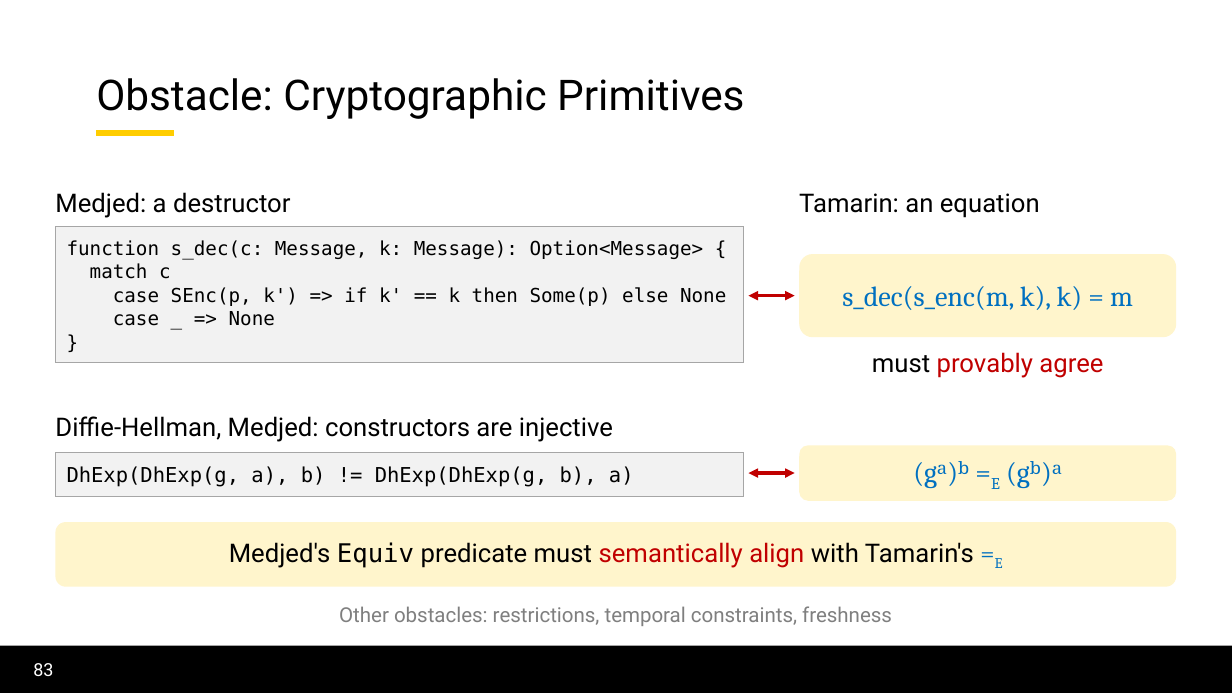
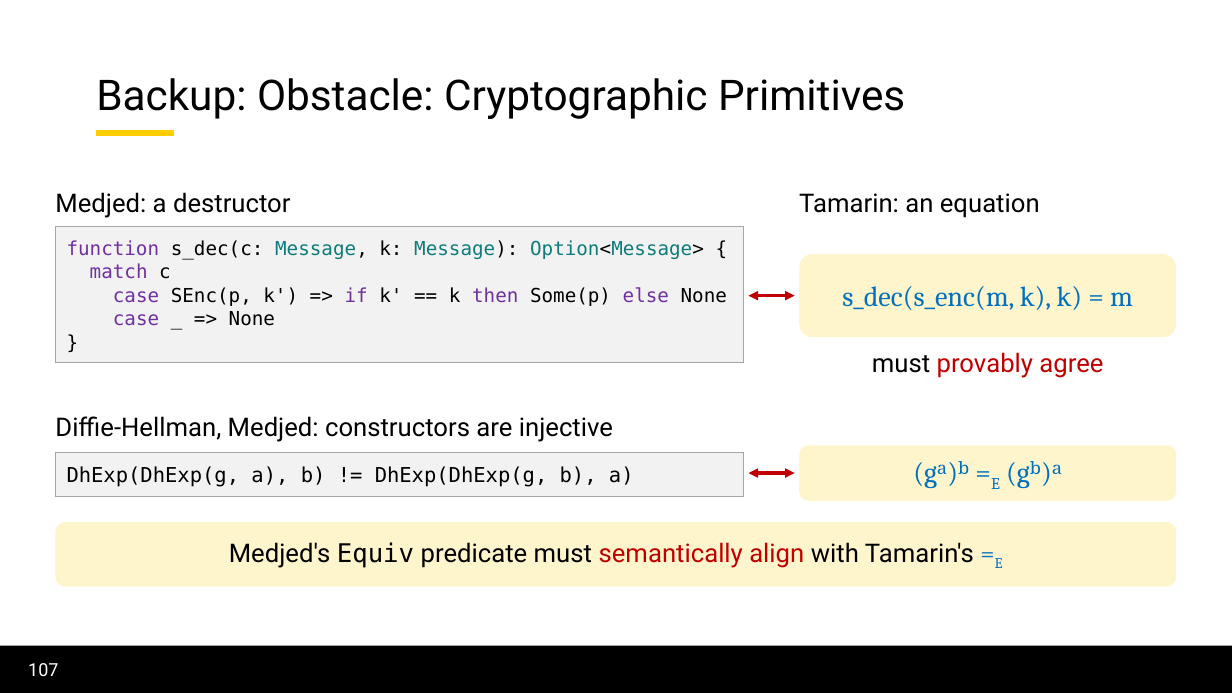
Before and after one commit to lorchrob/thesis_proposal_slides, a slide deck: slide 107 of slides.pptx (slide 83 before the commit). Drawn at 1232x693 pixels with LibreOffice and Linux fonts; fonts in the diff are those of the drawing; background and template pictures are left out. Boxes give left, top, right and bottom in pixels: in the first picture for what was removed or moved away, otherwise in the second. Text is boxed around its words. In the diff, an @@ line names an element or a change of style, - is before the commit and + after.

```diff
--- a/slides.pptx
+++ b/slides.pptx
@@ title at [96, 78, 905, 119]: text changed @@
-Obstacle: Cryptographic Primitives
+Backup: Obstacle: Cryptographic Primitives
@@ text at [67, 240, 727, 326]: text colour #000000 to #7030A0 in "function", "match", "case if then else", "case"; text colour #000000 to #0E7C7B in "Message, Message): Option<Message>" @@
@@ text removed at [339, 606, 892, 626] @@
-Other obstacles: restrictions, temporal constraints, freshness
@@ page number at [28, 663, 58, 676]: text changed @@
-83
+107
```
Also in this commit, not shown: 46 other slides changed, 14 slides added, 17 slides removed.
